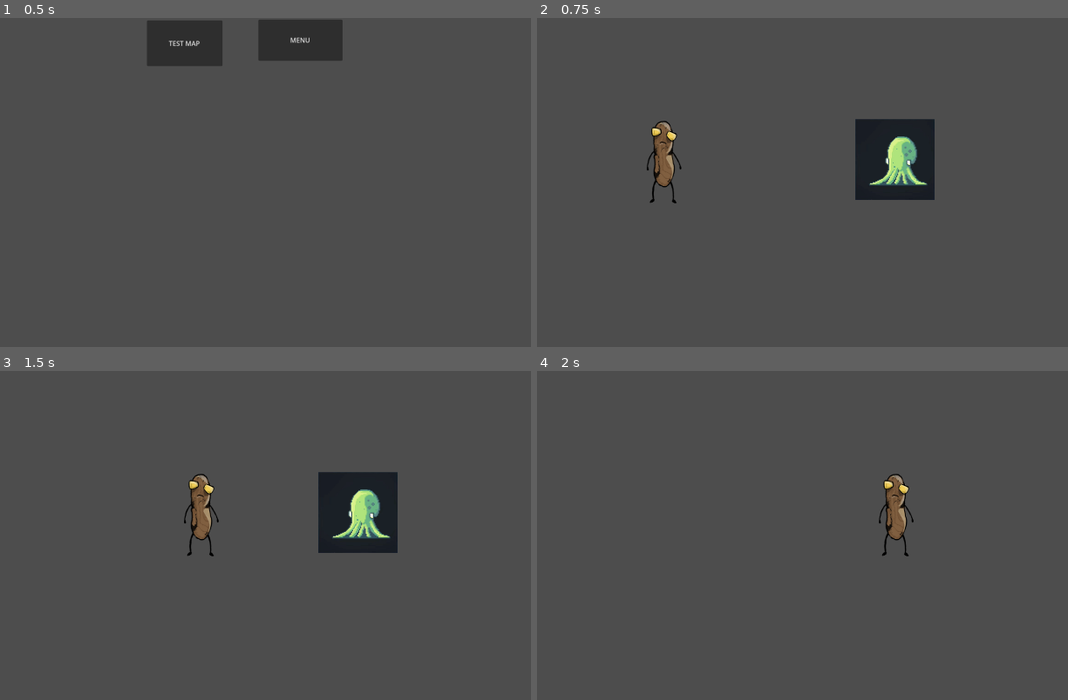
Above: before the commit, frames 1-4 (two rows, left to right).
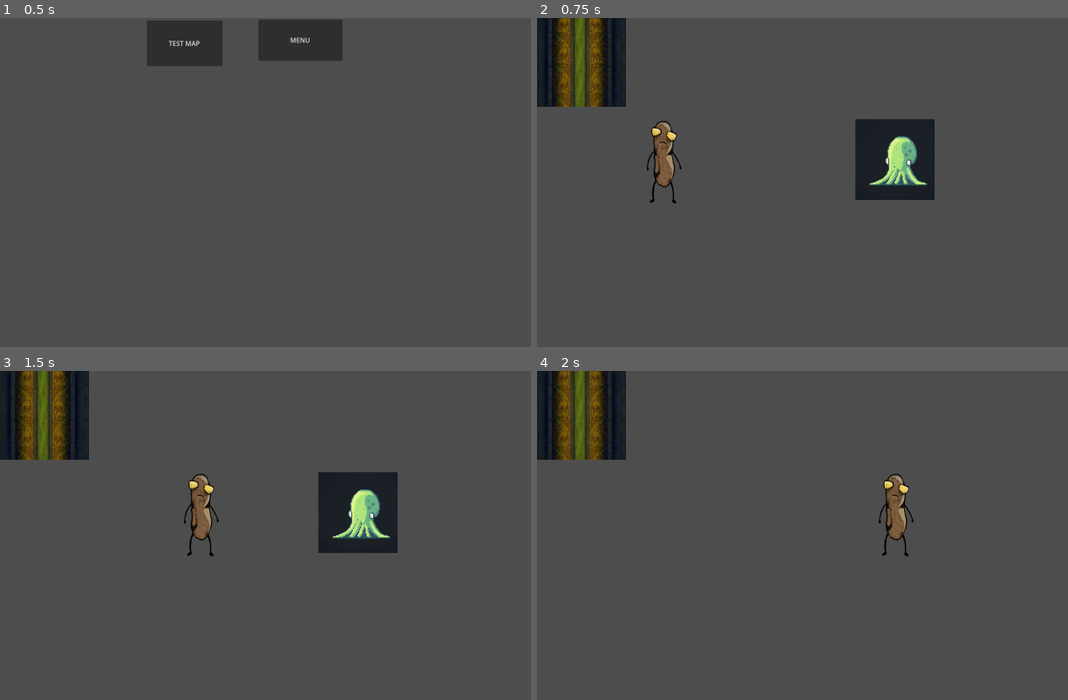
Above: after the commit, the same moments.

Repository: Fork-on-the-Table-Collective/farty-little-things
Game: Godot game, scene res://scenes/main/game_area.tscn
Two runs of this game, one before a commit and one after it. Both use one fixed random seed, a clock stepped at 60 frames per second and the inputs below.
Inputs:
- Up to frame 1 (0.5 s): no input
- Up to frame 2 (0.75 s): click "TEST MAP" at 0.5 s
- Up to frame 3 (1.5 s): tap Enter at 1.25 s; hold D (move_right) from 1.28 s (still down); hold Shift (sprint) from 1.28 s (still down)
- Up to frame 4 (2 s): keep holding D (move_right); keep holding Shift (sprint)

Frame 1 is identical in both runs. In frame 2, 4.5% of the frame differs, in the area x 0-17%, y 0-27%; in frame 3, 4.5%; in frame 4, 4.5%.

Commit message:
tileset update, colliders added

Diff:
--- a/turdinator/scenes/map/test_map.tscn
+++ b/turdinator/scenes/map/test_map.tscn
@@ -8,10 +8,26 @@
 texture = ExtResource("3_q1hq3")
 texture_region_size = Vector2i(224, 224)
 0:0/0 = 0
+0:0/0/physics_layer_0/polygon_0/points = PackedVector2Array(-112, -112, -56, -112, -56, 112, -112, 112)
+0:0/0/physics_layer_0/polygon_1/points = PackedVector2Array(56, -112, 56, 112, 112, 112, 112, -112)
 1:0/0 = 0
+1:0/0/physics_layer_0/polygon_0/points = PackedVector2Array(-112, -112, -56, -112, -56, 112, -112, 112)
+1:0/0/physics_layer_0/polygon_1/points = PackedVector2Array(112, -20, 56, -20, 56, -112, 112, -112)
+1:0/0/physics_layer_0/polygon_2/points = PackedVector2Array(56, 20, 56, 112, 112, 112, 112, 20)
 2:0/0 = 0
+2:0/0/physics_layer_0/polygon_0/points = PackedVector2Array(-112, -112, -56, -112, -56, -20, -112, -20)
+2:0/0/physics_layer_0/polygon_1/points = PackedVector2Array(112, -20, 56, -20, 56, -112, 112, -112)
+2:0/0/physics_layer_0/polygon_2/points = PackedVector2Array(56, 20, 56, 112, 112, 112, 112, 20)
+2:0/0/physics_layer_0/polygon_3/points = PackedVector2Array(-112, 20, -56, 20, -56, 112, -112, 112)
 3:0/0 = 0
+3:0/0/physics_layer_0/polygon_0/points = PackedVector2Array(-112, -112, -56, -112, -64, -84, -84, -64, -112, -56)
+3:0/0/physics_layer_0/polygon_1/points = PackedVector2Array(112, 112, 56, 112, 56, -112, 112, -112)
+3:0/0/physics_layer_0/polygon_2/points = PackedVector2Array(-112, 56, -84, 64, -60, 88, -56, 112, -112, 112)
 4:0/0 = 0
+4:0/0/physics_layer_0/polygon_0/points = PackedVector2Array(-112, -112, -56, -112, -64, -84, -84, -64, -112, -56)
+4:0/0/physics_layer_0/polygon_1/points = PackedVector2Array(112, -20, 56, -20, 56, -112, 112, -112)
+4:0/0/physics_layer_0/polygon_2/points = PackedVector2Array(56, 20, 56, 112, 112, 112, 112, 20)
+4:0/0/physics_layer_0/polygon_3/points = PackedVector2Array(-112, 56, -84, 64, -60, 88, -56, 112, -112, 112)
 5:0/0 = 0
 6:0/0 = 0
 7:0/0 = 0
@@ -24,10 +40,31 @@
 14:0/0 = 0
 15:0/0 = 0
 0:1/0 = 0
+0:1/0/physics_layer_0/polygon_0/points = PackedVector2Array(-112, -112, -56, -112, -56, 112, -112, 112)
+0:1/0/physics_layer_0/polygon_1/points = PackedVector2Array(56, -112, 56, 112, 112, 112, 112, -112)
+0:1/0/physics_layer_0/polygon_2/points = PackedVector2Array(-56, 12, -52, 24, -44, 36, -36, 44, -24, 52, -12, 56, 0, 56, 12, 56, 24, 52, 36, 44, 44, 36, 52, 24, 56, 12, 56, 112, -56, 112)
 1:1/0 = 0
+1:1/0/physics_layer_0/polygon_0/points = PackedVector2Array(-112, -112, -56, -112, -56, 112, -112, 112)
+1:1/0/physics_layer_0/polygon_1/points = PackedVector2Array(56, 20, 56, 112, 112, 112, 112, 20)
+1:1/0/physics_layer_0/polygon_2/points = PackedVector2Array(-56, 12, -56, 40, -52, 56, -40, 68, -28, 76, -12, 80, 0, 80, 12, 80, 28, 76, 40, 68, 52, 56, 56, 44, 56, 112, -56, 112)
+1:1/0/physics_layer_0/polygon_3/points = PackedVector2Array(112, -20, 56, -20, 56, -112, 112, -112)
 2:1/0 = 0
+2:1/0/physics_layer_0/polygon_0/points = PackedVector2Array(-112, 20, -56, 20, -56, 112, -112, 112)
+2:1/0/physics_layer_0/polygon_1/points = PackedVector2Array(56, 20, 56, 112, 112, 112, 112, 20)
+2:1/0/physics_layer_0/polygon_2/points = PackedVector2Array(-56, 40, -52, 56, -40, 68, -28, 76, -12, 80, 0, 80, 12, 80, 28, 76, 40, 68, 52, 56, 56, 44, 56, 112, -56, 112)
+2:1/0/physics_layer_0/polygon_3/points = PackedVector2Array(112, -20, 56, -20, 56, -112, 112, -112)
+2:1/0/physics_layer_0/polygon_4/points = PackedVector2Array(-112, -20, -56, -20, -56, -112, -112, -112)
 3:1/0 = 0
+3:1/0/physics_layer_0/polygon_0/points = PackedVector2Array(-112, -112, -56, -112, -56, 112, -112, 112)
+3:1/0/physics_layer_0/polygon_1/points = PackedVector2Array(-56, 44, -40, 68, -20, 80, -20, 112, -56, 112)
+3:1/0/physics_layer_0/polygon_2/points = PackedVector2Array(112, -20, 56, -20, 56, -112, 112, -112)
+3:1/0/physics_layer_0/polygon_3/points = PackedVector2Array(56, 20, 56, 44, 40, 68, 20, 80, 20, 112, 112, 112, 112, 20)
 4:1/0 = 0
+4:1/0/physics_layer_0/polygon_0/points = PackedVector2Array(-112, 20, -56, 20, -56, 112, -112, 112)
+4:1/0/physics_layer_0/polygon_1/points = PackedVector2Array(-56, 44, -40, 68, -20, 80, -20, 112, -56, 112)
+4:1/0/physics_layer_0/polygon_2/points = PackedVector2Array(112, -20, 56, -20, 56, -112, 112, -112)
+4:1/0/physics_layer_0/polygon_3/points = PackedVector2Array(-112, -20, -56, -20, -56, -112, -112, -112)
+4:1/0/physics_layer_0/polygon_4/points = PackedVector2Array(56, 20, 56, 44, 40, 68, 20, 80, 20, 112, 112, 112, 112, 20)
 5:1/0 = 0
 6:1/0 = 0
 7:1/0 = 0
@@ -40,6 +77,8 @@
 14:1/0 = 0
 15:1/0 = 0
 0:2/0 = 0
+0:2/0/physics_layer_0/polygon_0/points = PackedVector2Array(84, 60, 60, 88, 56, 112, 112, 112, 112, 56)
+0:2/0/physics_layer_0/polygon_1/points = PackedVector2Array(-56, 112, -56, 100, -51, 72.875, -41.5, 49.375, -31, 28.375, -20.25, 11.875, -8, -3.375, 9.5, -18.875, 29.25, -32.625, 48, -42.875, 72.75, -51.875, 96, -56, 112, -56, 112, -112, -112, -112, -112, 112)
 1:2/0 = 0
 2:2/0 = 0
 3:2/0 = 0
@@ -56,8 +95,15 @@
 14:2/0 = 0
 15:2/0 = 0
 0:3/0 = 0
+0:3/0/physics_layer_0/polygon_0/points = PackedVector2Array(-112, -112, -20, -112, -20, 112, -112, 112)
+0:3/0/physics_layer_0/polygon_1/points = PackedVector2Array(20, -112, 20, 112, 112, 112, 112, -112)
 1:3/0 = 0
+1:3/0/physics_layer_0/polygon_0/points = PackedVector2Array(-112, -112, -20, -112, -20, 112, -112, 112)
+1:3/0/physics_layer_0/polygon_1/points = PackedVector2Array(20, -112, 20, -40, 40, -20, 112, -20, 112, -112)
+1:3/0/physics_layer_0/polygon_2/points = PackedVector2Array(40, 20, 112, 20, 112, 112, 20, 112, 20, 40)
 2:3/0 = 0
+2:3/0/physics_layer_0/polygon_0/points = PackedVector2Array(-112, -112, -20, -112, -21.5, -71.125, -30.5, -47.625, -48.25, -30.125, -74, -20.125, -112, -20)
+2:3/0/physics_layer_0/polygon_1/points = PackedVector2Array(20, -112, 19.75, -76.875, 16.5, -51.875, 7, -29.625, -6.25, -10.875, -24, 3.875, -38.75, 12.375, -60, 18.375, -84, 20, -112, 20, -112, 112, 112, 112, 112, -112)
 3:3/0 = 0
 4:3/0 = 0
 5:3/0 = 0
@@ -72,7 +118,14 @@
 14:3/0 = 0
 15:3/0 = 0
 0:4/0 = 0
+0:4/0/physics_layer_0/polygon_0/points = PackedVector2Array(-112, -112, -20, -112, -20, 112, -112, 112)
+0:4/0/physics_layer_0/polygon_1/points = PackedVector2Array(20, -112, 20, 112, 112, 112, 112, -112)
+0:4/0/physics_layer_0/polygon_2/points = PackedVector2Array(-20, 24, -13.5, 40.625, -5, 48.875, 5.75, 48.625, 11.25, 42.625, 20, 24, 20, 112, -20, 112)
 1:4/0 = 0
+1:4/0/physics_layer_0/polygon_0/points = PackedVector2Array(-112, -112, -20, -112, -20, -40, -40, -20, -112, -20)
+1:4/0/physics_layer_0/polygon_1/points = PackedVector2Array(20, -112, 20, -40, 40, -20, 112, -20, 112, -112)
+1:4/0/physics_layer_0/polygon_2/points = PackedVector2Array(40, 20, 112, 20, 112, 112, 20, 112, 20, 40)
+1:4/0/physics_layer_0/polygon_3/points = PackedVector2Array(-112, 20, -44, 20, -20, 40, -20, 112, -112, 112)
 2:4/0 = 0
 3:4/0 = 0
 4:4/0 = 0
@@ -719,6 +772,7 @@
 15:47/0 = 0
 
 [sub_resource type="TileSet" id="TileSet_whmhk"]
+physics_layer_0/collision_layer = 1
 sources/0 = SubResource("TileSetAtlasSource_5ye2s")
 
 [node name="Node2D" type="Node2D"]
@@ -733,3 +787,4 @@
 tile_set = SubResource("TileSet_whmhk")
 rendering_quadrant_size = 32
 format = 2
+layer_0/tile_data = PackedInt32Array(393222, 0, 0, -524282, 65536, 0, -524268, 65536, 4, -524254, 131072, 3, -1441772, 65536, 3, -1441758, 262144, 1, -2359262, 0, 2, -2359248, 0, 1342177280, -2359234, 0, 1610612736)
Binary file changed: turdinator/scenes/map/assets/Tileset_01.png
